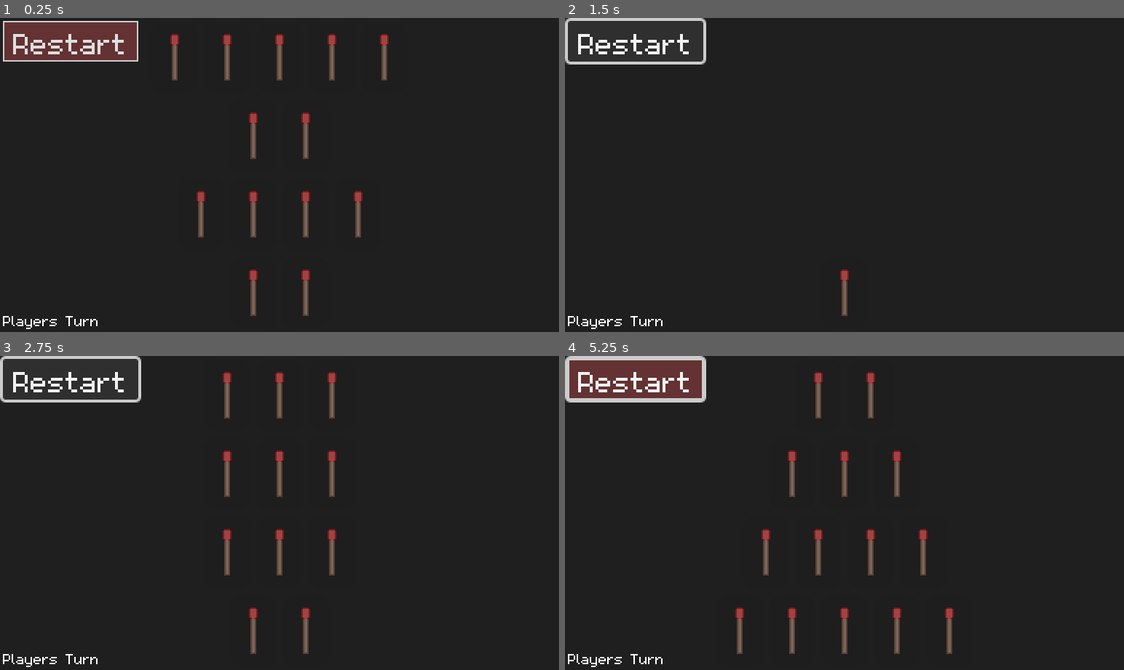
Above: before the commit, frames 1-4 (two rows, left to right).
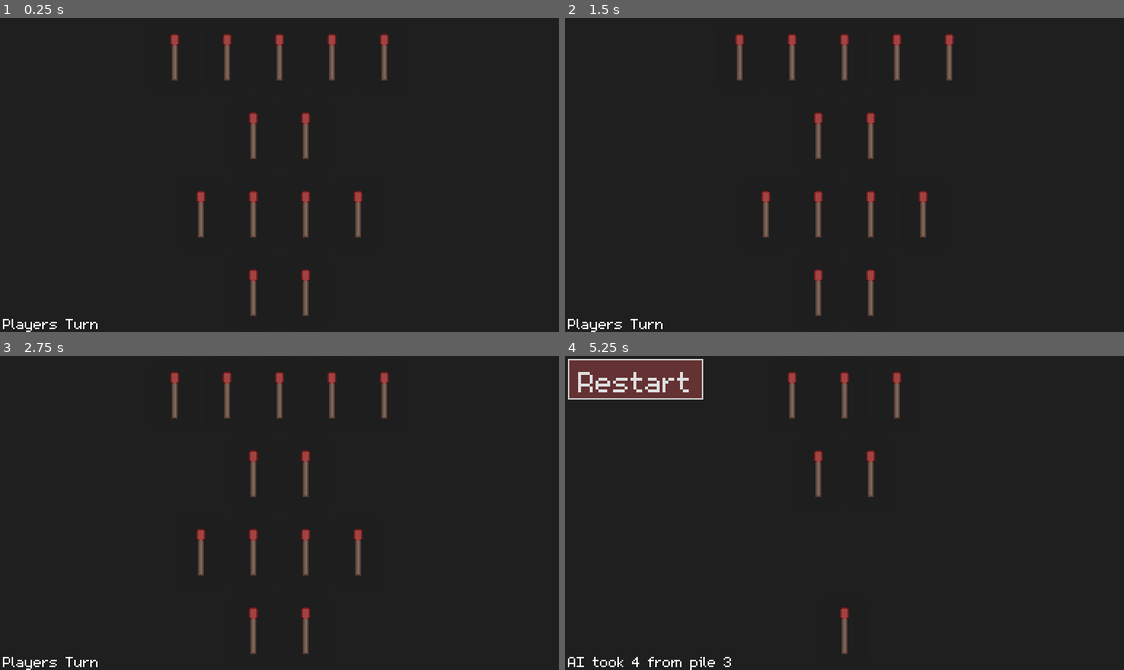
Above: after the commit, the same moments.

Repository: TylerFairleigh/COMP359-AB1-Assignment2
Game: Godot game, scene res://scenes/main.tscn
Two runs of this game, one before a commit and one after it. Both use one fixed random seed, a clock stepped at 60 frames per second and the inputs below.
Inputs (mouse positions are in pixels of both pictures, inside the frame that each line leads up to):
- Up to frame 1 (0.25 s): no input
- Up to frame 2 (1.5 s): click (637, 39) at 0.5 s, where only the run before the commit has a clickable "Restart"; click (637, 39) at 1.25 s, where only the run before the commit has a clickable "Restart"
- Up to frame 3 (2.75 s): click (72, 377) at 2 s, where only the run before the commit has a clickable "Restart"
- Up to frame 4 (5.25 s): tap Enter at 2.75 s; move the mouse to (794, 393) at 2.77 s; click (794, 393) at 2.92 s; click (1051, 377) at 3.5 s, where only the run after the commit has a clickable "Finish"; tap Space at 4.25 s; move the mouse to (816, 393) at 4.27 s; click (816, 393) at 4.42 s; click (1051, 377) at 5 s, where only the run after the commit has a clickable "Finish"

The runs differ from the first frame. In frame 1, 3.3% of the frame differs, in the area x 0-25%, y 0-100%; in frame 2, 3.6%; in frame 3, 3.6%; in frame 4, 4.0%, in the area x 0-70%, y 0-100%.

Commit message:
Game in Stable Condition

Diff:
--- a/GameLogic.gd
+++ b/GameLogic.gd
@@ -1,11 +1,11 @@
 extends Node
 
-var numberOfPiles:int = 4
-var matchMin:int = 1
-var matchMax:int = 5
-var selected_pile:int = -1
+var numberOfPiles:int = 4 # Number of piles (Fixed to 4 due to UI constrant)
+var matchMin:int = 1 # Min amount of matches in a pile
+var matchMax:int = 5 # Max amount of matches in a pile
+var selected_pile:int = -1 # Pile the player has currently selected
 
-var ongoingGame:bool = false
+var ongoingGame:bool = false # If the game is current in session and not over
 var player_turn:bool = false # Keeps track of whose turn it is, player's true if true, opponent's turn otherwise
 
 var gameArray:Array = [] # Keeps track of the current number of piles and matches per pile, stored in an array
@@ -25,6 +25,7 @@
 		piles.append(pile)
 	return piles
 
+# Starts up the game by getting all the initial settings ready
 func _start_round():
 	# Create the corresponding array for the pile and match sizes
 	gameArray = _create_game()
@@ -34,31 +35,36 @@
 
 func _game_logic():
 	print("Current game space is " + str(gameArray))
-	print("Players turn: " + str(player_turn))
+
 	# If the array is empty, the game should be over.
 	if (game_is_over()):
 		return
 
+	# Runs the AI move logic
 	if !player_turn:
 		MatchUI.toggle_finish_button(false)
 		_ai_make_choice()
-		# ADD IN TIMER SO ITS NOT INSTANT AND ALSO SOUND EFFECT
 		selected_pile = -1
 		player_turn = !player_turn
+		MatchUI.sound_effect.play()
 		if (game_is_over()):
+			MatchUI.sound_effect.pitch_scale = 0.3
+			MatchUI.sound_effect.play()
 			return
 
+# This function will run if the game is over and show the user who won.
+# Spoiler Alert: The bot will always win -_-
 func game_is_over():
-	var foo = 0
+	var pile_empty_counter = 0
 	for pile in range(gameArray.size()):
 		if gameArray[pile] < 1:
-			foo += 1
-	if foo == gameArray.size():
+			pile_empty_counter += 1
+	if pile_empty_counter == gameArray.size():
 		ongoingGame = false
 		if player_turn:
-			print("You lose!")
+			MatchUI.label.label_update("You lose!")
 		else:
-			print("You win!")
+			MatchUI.label.label_update("You win!")
 		return true
 	return false
 
@@ -78,7 +84,7 @@
 				if toRemove > 0: # Cannot remove 0 matches
 					MatchUI.remove_matches(pile, toRemove)
 					gameArray[pile] -= toRemove
-					print("Winning move: " + str(toRemove) + " matches removed from pile " + str(pile + 1))
+					MatchUI.label.label_update("AI took " + str(toRemove) + " from pile " + str(pile + 1))
 					return
 	# If in losing position, make a random move
 	_random_move()
@@ -101,16 +107,18 @@
 	var remove = randi_range(1, gameArray[index]) # Calculate a random number of matches to remove, minimum number allowable to remove is 1
 	gameArray[index] -= remove
 	MatchUI.remove_matches(index, remove)
-	print(str(remove) + " matches removed from pile " + str(index + 1))
+	MatchUI.label.label_update("AI took " + (str(remove)) + " from pile " + str(index + 1))
 
+# Removes the match that was pressed from the game array
 func match_pressed(match_pile:int):
 	selected_pile = match_pile
 	gameArray[match_pile] -= 1
 
+# Function that restarts the game with reseting all the state variables
 func restart_game():
 	selected_pile = -1
 	ongoingGame = false
 	player_turn = false
+	_start_round()
 	MatchUI.reset_ui_state()
-	_start_round()
 	_game_logic()
--- a/scenes/main.tscn
+++ b/scenes/main.tscn
@@ -1,10 +1,11 @@
-[gd_scene load_steps=10 format=3 uid="uid://dxuoc1fec7hi5"]
+[gd_scene load_steps=11 format=3 uid="uid://dxuoc1fec7hi5"]
 
 [ext_resource type="PackedScene" uid="uid://bx6co1v284cd3" path="res://scenes/match_view.tscn" id="1_crgk3"]
 [ext_resource type="FontFile" uid="uid://d20wpwo18re0o" path="res://assets/m5x7.ttf" id="2_7oplk"]
 [ext_resource type="Script" path="res://scenes/restart.gd" id="3_6dhs8"]
 [ext_resource type="Script" path="res://scenes/turn_label.gd" id="3_gxuil"]
 [ext_resource type="Script" path="res://scenes/finish_button.gd" id="3_u11lt"]
+[ext_resource type="AudioStream" uid="uid://dxkn40twl1y2j" path="res://assets/bot_choice_sound_effect.mp3" id="6_q17ex"]
 
 [sub_resource type="Theme" id="Theme_w1vl8"]
 default_font = ExtResource("2_7oplk")
@@ -39,6 +40,7 @@
 [node name="matches" parent="." instance=ExtResource("1_crgk3")]
 
 [node name="restart" type="Button" parent="."]
+visible = false
 offset_left = 2.0
 offset_top = 2.0
 offset_right = 95.0
@@ -61,15 +63,16 @@
 
 [node name="turn_label" type="Label" parent="."]
 offset_left = 2.0
-offset_top = 201.0
-offset_right = 42.0
+offset_top = 203.0
+offset_right = 68.0
 offset_bottom = 216.0
 theme = SubResource("Theme_3e5f0")
 text = "Players Turn"
 script = ExtResource("3_gxuil")
 
-[node name="bot_cooldown" type="Timer" parent="."]
-wait_time = 2.0
+[node name="bot_choice_sound_effect" type="AudioStreamPlayer" parent="."]
+stream = ExtResource("6_q17ex")
+volume_db = -5.0
 
 [connection signal="pressed" from="restart" to="matches" method="reset_state"]
 [connection signal="pressed" from="restart" to="restart" method="_on_pressed"]
--- a/scenes/match.gd
+++ b/scenes/match.gd
@@ -1,21 +1,26 @@
 extends PanelContainer
 
+# Checks if the match is a valid selection and highlights it green
 func _on_mouse_entered():
 	var match_pile = int(self.get_parent().name.split(" ")[1]) - 1
 	if (match_in_selected_pile(match_pile)):
 		var hover_highlight = Color("#92ed8e")
 		set_modulate(hover_highlight)
 
+# Sets the match back to the default state
 func _on_mouse_exited():
 	var regular = Color(1,1,1,1)
 	set_modulate(regular)
 
+# Checks if the match pressed is valid from the selected pile
 func _on_gui_input(event):
 	var match_pile = int(self.get_parent().name.split(" ")[1]) - 1
 	if (event.is_pressed()) and (match_in_selected_pile(match_pile)):
-		self.visible = false
 		MatchController.match_pressed(match_pile)
 		MatchUI.toggle_finish_button(true)
+		MatchUI.toggle_restart_button(true)
+		self.queue_free()
 
+# Checker function for if the match is in the selected pile
 func match_in_selected_pile(match_pile_origin:int) -> bool:
 	return (match_pile_origin == MatchController.selected_pile or MatchController.selected_pile == -1)
--- a/scenes/match_view.gd
+++ b/scenes/match_view.gd
@@ -2,18 +2,24 @@
 
 const match_scene = preload("res://scenes/match.tscn")
 
-var pile_1; var pile_2; var pile_3; var pile_4; var finish; var label;
+var pile_1; var pile_2; var pile_3; var pile_4; var finish; var label; var restart; var sound_effect;
 
+# Loads up all the nodes we will need for accessing during the game
 func _ready():
 	pile_1 = get_tree().root.get_node("main/matches/VBoxContainer/Pile 1")
 	pile_2 = get_tree().root.get_node("main/matches/VBoxContainer/Pile 2")
 	pile_3 = get_tree().root.get_node("main/matches/VBoxContainer/Pile 3")
 	pile_4 = get_tree().root.get_node("main/matches/VBoxContainer/Pile 4")
 	finish = get_tree().root.get_node("main/finish")
+	restart = get_tree().root.get_node("main/restart")
 	label = get_tree().root.get_node("main/turn_label")
+	sound_effect = get_tree().root.get_node("main/bot_choice_sound_effect")
 
+# Resets the state of the UI and adds in any new matches for the next game
 func reset_ui_state():
 	self.visible = false
+	sound_effect.pitch_scale = 1
+	MatchUI.toggle_finish_button(false)
 	var pile_counter = 0
 	var match_counter = 1
 	var piles = {"pile_1": pile_1, "pile_2": pile_2, "pile_3": pile_3, "pile_4": pile_4}
@@ -30,6 +36,7 @@
 
 	self.visible = true
 
+# Takes away any existing matches from the game
 func remove_existing_matches(piles):
 	for pile in piles.values():
 		for pile_matches in pile.get_children():
@@ -38,12 +45,19 @@
 			# which results in godot giving another name.
 			await get_tree().create_timer(0.01).timeout
 
+# Removes a select amount of matches from a pile
 func remove_matches(pile_index:int, amount_of_matches:int):
 	var pile_node_array = [pile_1, pile_2, pile_3, pile_4]
 	var pile_node_children = pile_node_array[pile_index].get_children()
 	for i in range(amount_of_matches):
 		if i < len(pile_node_children):
-			pile_node_children[i].visible = false
+			pile_node_children[i].queue_free()
 
 func toggle_finish_button(state:bool):
 	finish.visible = state
+
+func toggle_restart_button(state:bool):
+	restart.visible = state
+
+func play_sound_effect():
+	sound_effect.play()
--- a/scenes/restart.gd
+++ b/scenes/restart.gd
@@ -1,4 +1,9 @@
 extends Button
 
+func _ready():
+	self.visible = false
+
 func _on_pressed():
+	self.visible = false;
+	MatchUI.label.label_update("Players turn")
 	MatchController.restart_game()
--- a/scenes/turn_label.gd
+++ b/scenes/turn_label.gd
@@ -8,3 +8,6 @@
 		self.text = "Players Turn"
 	else:
 		self.text = "Bot Turn"
+
+func label_update(label_update):
+	self.text = label_update
Not shown, added: assets/bot_choice_sound_effect.mp3.import
Not shown, added: assets/bot_choice_sound_effect.mp3
Not shown, changed: readme.md
